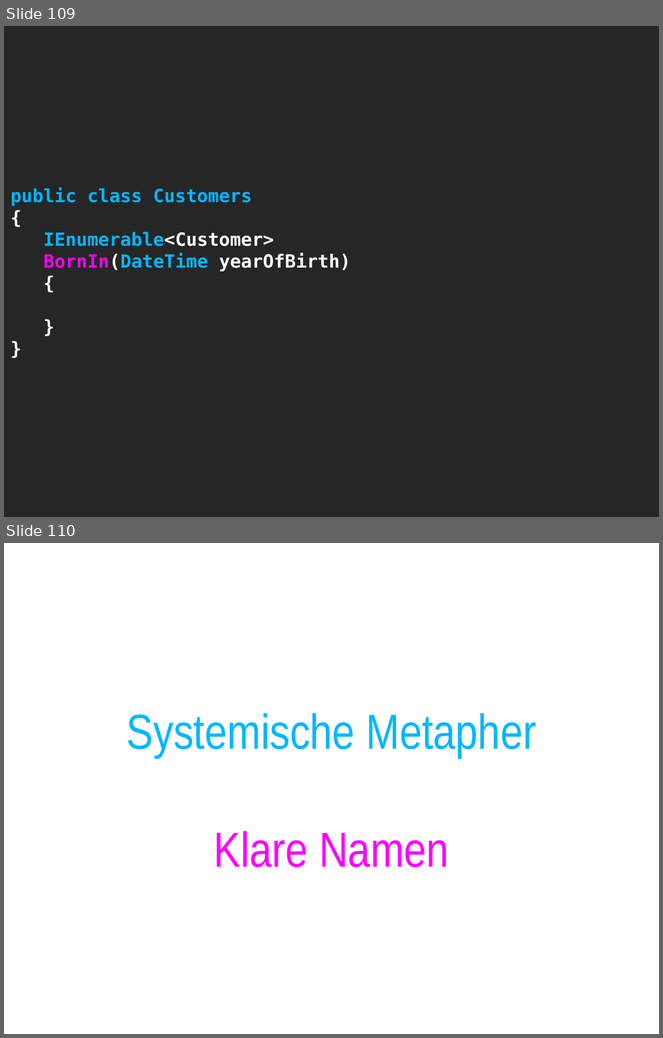
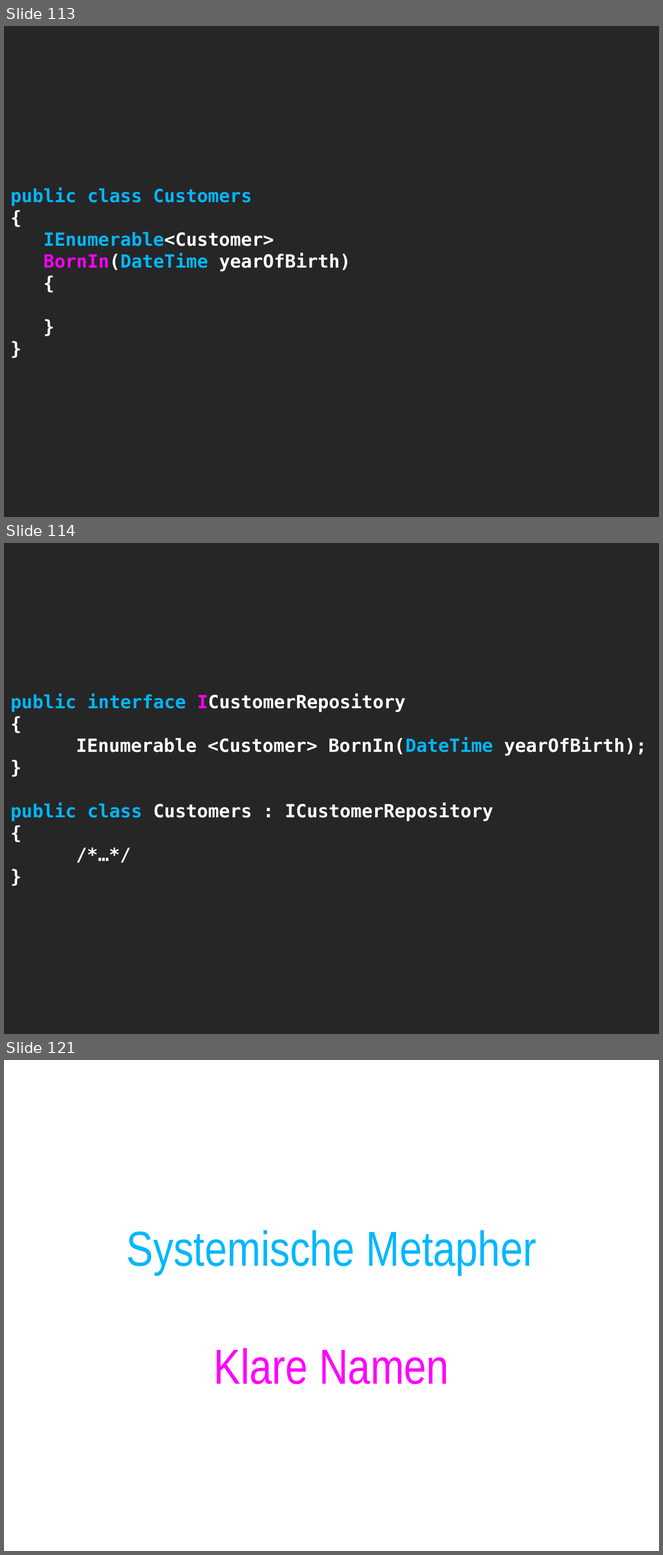
Before and after one commit to cessor/empathiccode, a slide deck: WeaselWords-DotnetDevCon.pptx. Shown one above the other, each under a label of ours: slides 109 and 110 before the commit, slides 113, 114 and 121 after it; the slides between them are not shown. The pictures are 663x1038 and 663x1555 pixels, drawn with LibreOffice and Linux fonts; fonts in the diff are those of the drawing. Boxes give left, top, right and bottom in pixels: in the first picture for what was removed or moved away, otherwise in the second. Text is boxed around its words. In the diff, an @@ line names an element or a change of style, - is before the commit and + after.

```diff
--- a/WeaselWords-DotnetDevCon.pptx
+++ b/WeaselWords-DotnetDevCon.pptx
@@ slide 114 added at (x1=4, y1=543, x2=659, y2=1034), background #FFFFFF @@
@@ title added at (x1=4, y1=543, x2=659, y2=1034), fill #262626, 20 pt, text #FFFFFF, bold @@
+public interface ICustomerRepository
+{
+IEnumerable <Customer> BornIn(DateTime yearOfBirth);
+}
+public class Customers : ICustomerRepository
+{
+/*…*/
+}
@@ what was slide 109 is now slide 113 @@
@@ what was slide 110 is now slide 121 @@
```
Also in this commit, not shown: 1 slide changed, 15 other slides added, 5 slides removed.
